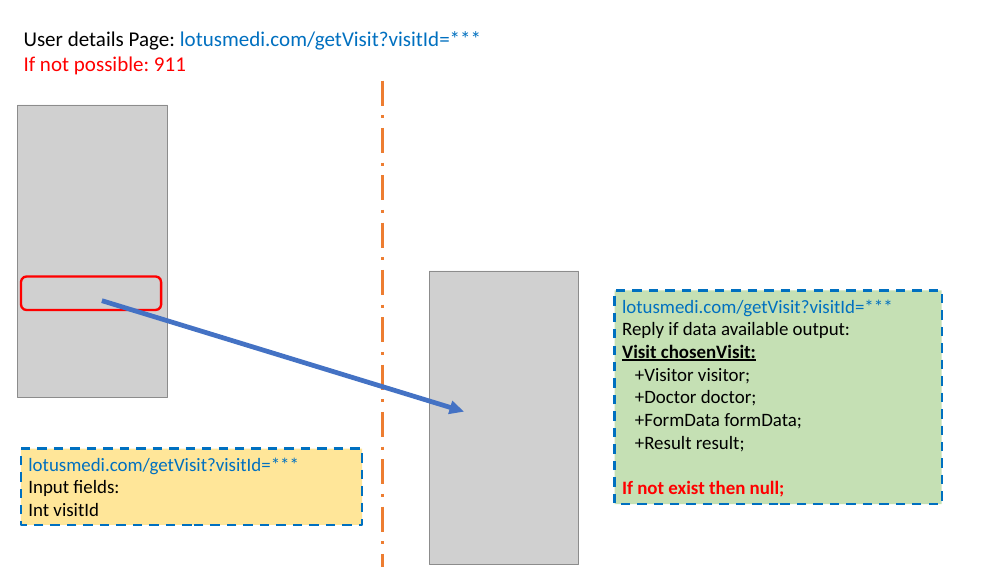
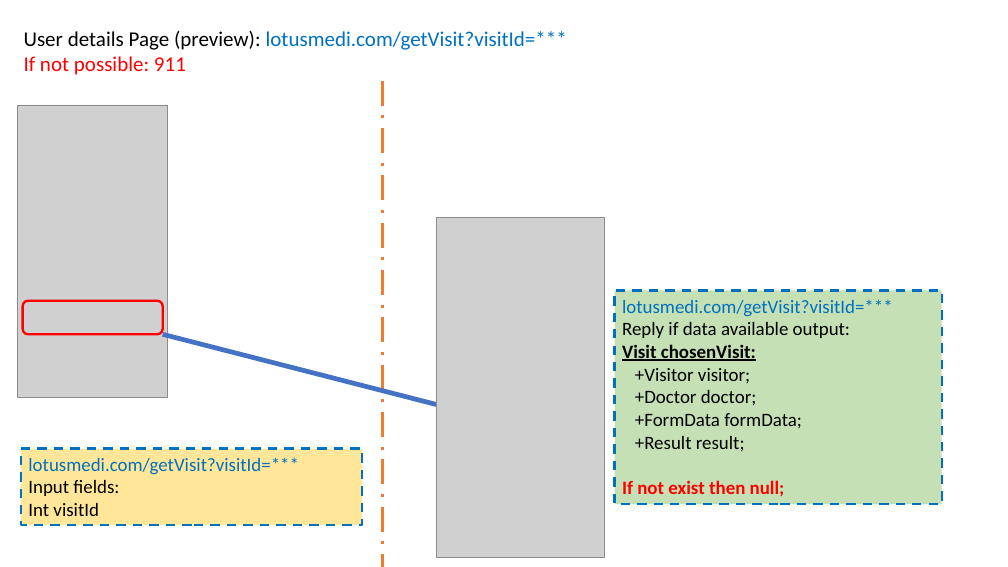
Before and after one commit to MarinaPak108/lotus, a slide deck: slide 11 of scenarioFlowChart.pptx (slide 6 before the commit). Drawn at 1008x567 pixels with LibreOffice and Linux fonts; fonts in the diff are those of the drawing; grey boxes stand for pictures. Boxes give left, top, right and bottom in pixels: in the first picture for what was removed or moved away, otherwise in the second. Text is boxed around its words. In the diff, an @@ line names an element or a change of style, - is before the commit and + after.

```diff
--- a/scenarioFlowChart.pptx
+++ b/scenarioFlowChart.pptx
@@ text at (24,31,567,50): text changed @@
-User details Page: lotusmedi.com/getVisit?visitId=***
+User details Page (preview): lotusmedi.com/getVisit?visitId=***
@@ picture: place and size @@
-picture at (430,271,579,564)
+picture at (436,218,604,558)
@@ rounded rectangle: place and size @@
-rounded rectangle at (21,277,161,310)
+rounded rectangle at (23,301,163,334)
@@ arrow moved from (102, 301) - (464, 411) to (163, 334) - (464, 411) @@
```
Also in this commit, not shown: 3 other slides changed, 17 slides added, 4 slides removed, 1 other file.
